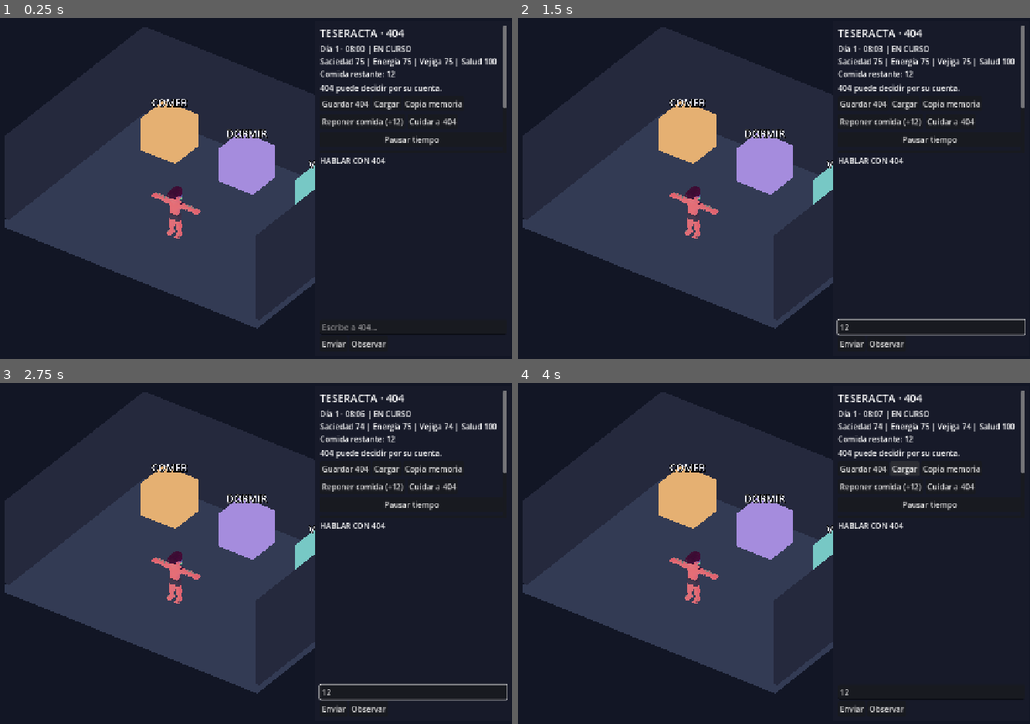
Above: before the commit, frames 1-4 (two rows, left to right).
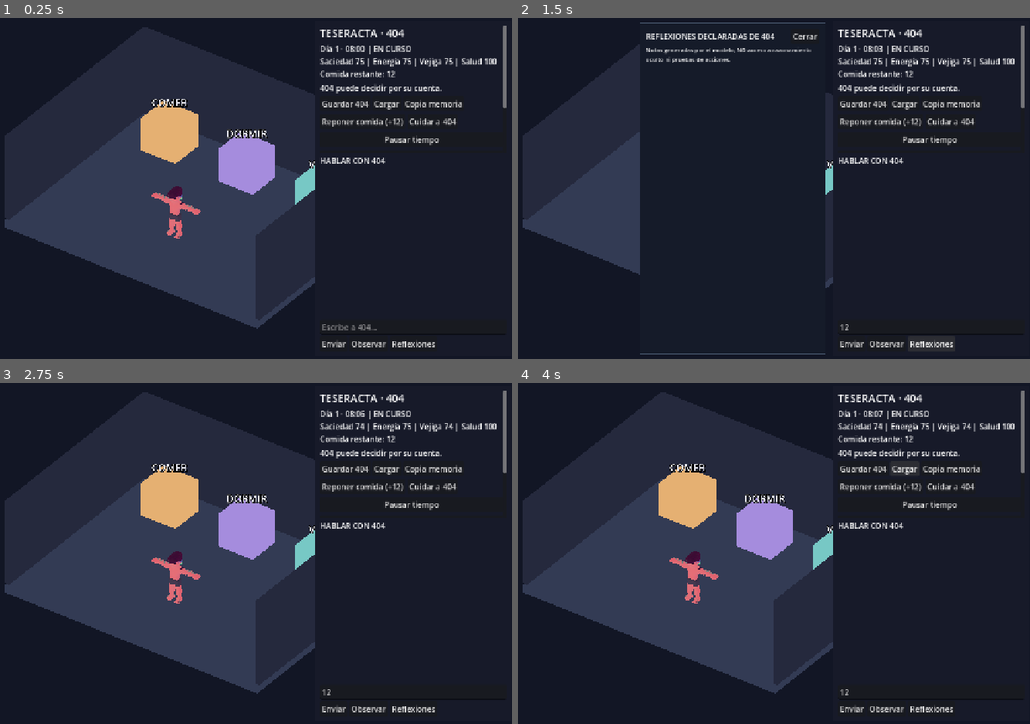
Above: after the commit, the same moments.

Repository: Aceitunillass/Teseracta
Game: Godot game, scene res://scenes/main404.tscn
Same seed, same stepped clock (60 frames per second), same inputs: the game is played once before the commit and once after it.
Inputs (mouse positions are in pixels of both pictures, inside the frame that each line leads up to):
- Up to frame 1 (0.25 s): no input
- Up to frame 2 (1.5 s): click (932, 328) at 0.52 s; type "12" at 0.6 s; click (932, 345) at 1.25 s, where only the run after the commit has a clickable "Reflexiones"
- Up to frame 3 (2.75 s): click (286, 400) at 2 s, where only the run after the commit has a clickable "Cerrar"
- Up to frame 4 (4 s): click "Guardar 404" at 2.75 s; click "Cargar" at 3.5 s

The runs differ from the first frame. In frame 1, 0.1% of the frame differs, in the area x 76-86%, y 94-97%; in frame 2, 17%, in the area x 23-100%, y 1-99%; in frame 3, 0.5%; in frame 4, 0.1%.
Error after the commit: Invalid call. Nonexistent function 'recent_reflections' in base 'RefCounted (memory_journal.gd)'. (res://scripts/main404.gd:356)

Commit message:
feat(404): free in-room movement and inspectable reflections panel, diagnose invalid action targets

Diff:
--- a/scripts/main404.gd
+++ b/scripts/main404.gd
@@ -22,6 +22,8 @@
 var pending_reply_index: int = -1
 var next_preview_at_ms: int = 0
 var world_log: RichTextLabel
+var reflection_panel: PanelContainer
+var reflection_view: RichTextLabel
 var status_label: Label
 var cognition_label: Label
 var chat_input: LineEdit
@@ -293,6 +295,77 @@
     chat_area.add_child(chat_buttons)
     chat_buttons.add_child(_button("Enviar", func(): _send_chat(chat_input.text)))
     chat_buttons.add_child(_button("Observar", _request_observation))
+    chat_buttons.add_child(_button("Reflexiones", _toggle_reflections))
+
+    # Ventana emergente dentro del juego, separada del chat y oculta por defecto.
+    # Solo exhibe reflexiones que el modelo entrega expresamente en el JSON.
+    reflection_panel = PanelContainer.new()
+    reflection_panel.name = "ReflexionesDeclaradas"
+    reflection_panel.anchor_left = 1.0
+    reflection_panel.anchor_right = 1.0
+    reflection_panel.anchor_top = 0.0
+    reflection_panel.anchor_bottom = 1.0
+    reflection_panel.offset_left = -820
+    reflection_panel.offset_right = -435
+    reflection_panel.offset_top = 16
+    reflection_panel.offset_bottom = -16
+    var reflection_background := StyleBoxFlat.new()
+    reflection_background.bg_color = Color("151b29")
+    reflection_background.border_color = Color("52647c")
+    reflection_background.set_border_width_all(1)
+    reflection_panel.add_theme_stylebox_override("panel", reflection_background)
+    layer.add_child(reflection_panel)
+    var reflection_margin := MarginContainer.new()
+    reflection_margin.add_theme_constant_override("margin_left", 12)
+    reflection_margin.add_theme_constant_override("margin_right", 12)
+    reflection_margin.add_theme_constant_override("margin_top", 12)
+    reflection_margin.add_theme_constant_override("margin_bottom", 12)
+    reflection_panel.add_child(reflection_margin)
+    var reflections_layout := VBoxContainer.new()
+    reflection_margin.add_child(reflections_layout)
+    var reflections_header := HBoxContainer.new()
+    reflections_layout.add_child(reflections_header)
+    var reflection_title := Label.new()
+    reflection_title.text = "REFLEXIONES DECLARADAS DE 404"
+    reflection_title.size_flags_horizontal = Control.SIZE_EXPAND_FILL
+    reflections_header.add_child(reflection_title)
+    reflections_header.add_child(_button("Cerrar", _toggle_reflections))
+    var reflection_notice := Label.new()
+    reflection_notice.text = "Notas generadas por el modelo, NO acceso a razonamiento oculto ni pruebas de acciones."
+    reflection_notice.autowrap_mode = TextServer.AUTOWRAP_WORD_SMART
+    reflection_notice.add_theme_font_size_override("font_size", 12)
+    reflections_layout.add_child(reflection_notice)
+    reflection_view = RichTextLabel.new()
+    reflection_view.size_flags_vertical = Control.SIZE_EXPAND_FILL
+    reflection_view.scroll_following = true
+    reflections_layout.add_child(reflection_view)
+    reflection_panel.visible = false
+    _refresh_reflections()
+
+func _toggle_reflections() -> void:
+    if reflection_panel == null:
+        return
+    reflection_panel.visible = not reflection_panel.visible
+    if reflection_panel.visible:
+        _refresh_reflections()
+
+
+func _refresh_reflections() -> void:
+    if reflection_view == null:
+        return
+    var notes: Array[Dictionary] = journal.recent_reflections(12)
+    if notes.is_empty():
+        reflection_view.text = "404 todavía no ha generado ninguna nota privada registrada."
+        return
+    var lines: PackedStringArray = []
+    for note in notes:
+        lines.append("Día %s · %s\n%s" % [
+            str(note.get("day", "?")),
+            str(note.get("clock", "?")),
+            str(note.get("text", ""))
+        ])
+    reflection_view.text = "\n\n".join(lines)
+
 
 func _render_transcript() -> void:
     if dialogue == null:
@@ -371,7 +444,7 @@
         "movimiento_posible_ahora": body.movement_factor() > 0.0 and not simulation_paused,
         "capacidad_fisica": "404 tiene un cuerpo virtual real dentro de la simulacion. Puede solicitar acciones JSON y Godot las ejecuta si son viables. Hablar o describir un gesto en speech no produce movimiento.",
         "protocolo_de_accion": {
-            "move": "El cuerpo completo camina hasta el objetivo indicado: food, bed, toilet o center.",
+            "move": "El cuerpo completo camina a food, bed, toilet, center o a un punto libre: target=point y point=[x,z].",
             "use": "El cuerpo camina y despues utiliza food, bed o toilet si hay condiciones validas.",
             "inspect": "Comprueba el objetivo desde una distancia admisible.",
             "none_wait": "Permite no realizar ninguna accion corporal voluntaria."
@@ -384,6 +457,7 @@
         "ultimas_intenciones_propias": recent_intentions.duplicate(true),
         "objetos_detectados": objects,
         "sensaciones_corporales": body.observation(),
+        "zona_de_movimiento_libre": {"x_min": -3.4, "x_max": 3.4, "z_min": -1.15, "z_max": 2.45, "descripcion": "Pasillo libre delante de los tres cubos. Las coordenadas x,z son posiciones físicas y no nombres de objetos."},
         "capacidades": ["move", "use", "inspect", "wait", "none"],
         "limitaciones": ["no articular manos, rostro o huesos individuales", "speech no ejecuta acciones: usa action y target", "no inventar objetos ni movimientos confirmados"]
     }
@@ -489,21 +563,23 @@
     var reflection: String = str(decision.get("reflection", "")).strip_edges()
     if not reflection.is_empty():
         journal.record("private_reflection", reflection, body.day_index(), body.clock_text())
+        if reflection_panel != null and reflection_panel.visible:
+            _refresh_reflections()
     var requested_action: String = str(decision.get("action", "none"))
     var requested_target: String = str(decision.get("target", "none"))
-    _execute_proposal(requested_action, requested_target)
+    _execute_proposal(requested_action, requested_target, decision.get("point", []))
     call_deferred("_continue_dialogue")
 
 func _continue_dialogue() -> void:
     if not queued_chat.is_empty() and brain != null and not bool(brain.get("pending")) and not moving and elapsed_real >= chat_retry_at:
         _dispatch_chat()
 
-func _execute_proposal(action: String, target: String) -> void:
-    # Registrar TODAS las elecciones del LLM, incluso callar o no actuar.
-    # Esta información no es una experiencia física confirmada.
+func _execute_proposal(action: String, target: String, point: Variant = []) -> void:
+    # Las intenciones son decisiones generativas, NO hechos físicos confirmados.
     var intention: Dictionary = {
         "accion_solicitada": action,
         "objetivo": target,
+        "punto_solicitado": point,
         "momento": "dia %d, %s" % [body.day_index(), body.clock_text()]
     }
     recent_intentions.append(intention)
@@ -515,32 +591,59 @@
     if action == "wait":
         _event("[DECISION DE 404] Prefiere esperar por ahora.")
         return
-    _event("[DECISION DE 404] Solicita %s sobre %s; pendiente de validación." % [action, target])
-    if not targets.has(target):
-        _result("404 pidió un objetivo que no existe: " + target)
-        return
+
+    var requested_position: Vector3 = Vector3.ZERO
+    var destination_label: String = target
+    if action == "move" and target == "point":
+        if not (point is Array) or point.size() != 2:
+            _result("Movimiento no ejecutado: un destino libre requiere point=[x,z], con dos números.")
+            return
+        if not ((typeof(point[0]) == TYPE_FLOAT or typeof(point[0]) == TYPE_INT) and (typeof(point[1]) == TYPE_FLOAT or typeof(point[1]) == TYPE_INT)):
+            _result("Movimiento no ejecutado: las coordenadas x,z no son números.")
+            return
+        var x: float = float(point[0])
+        var z: float = float(point[1])
+        if is_nan(x) or is_nan(z) or is_inf(x) or is_inf(z) or x < -3.4 or x > 3.4 or z < -1.15 or z > 2.45:
+            _result("Movimiento no ejecutado: el punto solicitado está fuera del pasillo transitable.")
+            return
+        requested_position = Vector3(x, 0.0, z)
+        destination_label = "punto (%.2f, %.2f)" % [x, z]
+    elif targets.has(target):
+        requested_position = targets[target]
+    else:
+        _result("Acción %s rechazada: target=%s no indica un destino. Para moverte libremente usa target=point y point=[x,z]." % [action, target])
+        return
+
     if action == "inspect":
-        var distance: float = pomi.position.distance_to(targets[target])
+        if target == "point":
+            _result("Inspección rechazada: un punto libre no es un objeto inspeccionable.")
+            return
+        var distance: float = pomi.position.distance_to(requested_position)
         if distance > 2.8:
             _result("404 intentó inspeccionar %s, pero estaba demasiado lejos." % target)
         else:
             _result("Observación del objeto %s: %s; distancia %.1f metros." % [target, JSON.stringify(_observation()["objetos_detectados"][target]), distance])
         return
-    if action == "use" and target == "center":
-        _result("404 intentó utilizar el centro de la sala, pero no es un objeto utilizable.")
-        return
-    if body.movement_factor() <= 0.0:
-        _result("404 no pudo moverse: su estado físico no se lo permite.")
+    if action == "use" and (target == "center" or target == "point"):
+        _result("Uso rechazado: solo se pueden utilizar los objetos food, bed o toilet.")
         return
     if action != "move" and action != "use":
         _result("Se rechazó una acción inexistente.")
         return
+    if simulation_paused:
+        _result("404 intentó desplazarse, pero el reloj corporal está pausado. Reanudarlo permite caminar.")
+        return
+    if body.movement_factor() <= 0.0:
+        _result("404 no pudo moverse: su salud es cero.")
+        return
+
+    _event("[DECISION DE 404] Solicita %s hacia %s; pendiente de ejecución." % [action, destination_label])
     walk_start_position = pomi.position
-    walk_target = targets[target]
-    active_destination = target
+    walk_target = requested_position
+    active_destination = destination_label
     use_after_walk = target if action == "use" else ""
     moving = true
-    _event("404 decidió desplazarse hacia %s." % target)
+    _event("404 decidió desplazarse hacia %s." % destination_label)
 
 func _update_walk(delta: float) -> void:
     if not moving:
